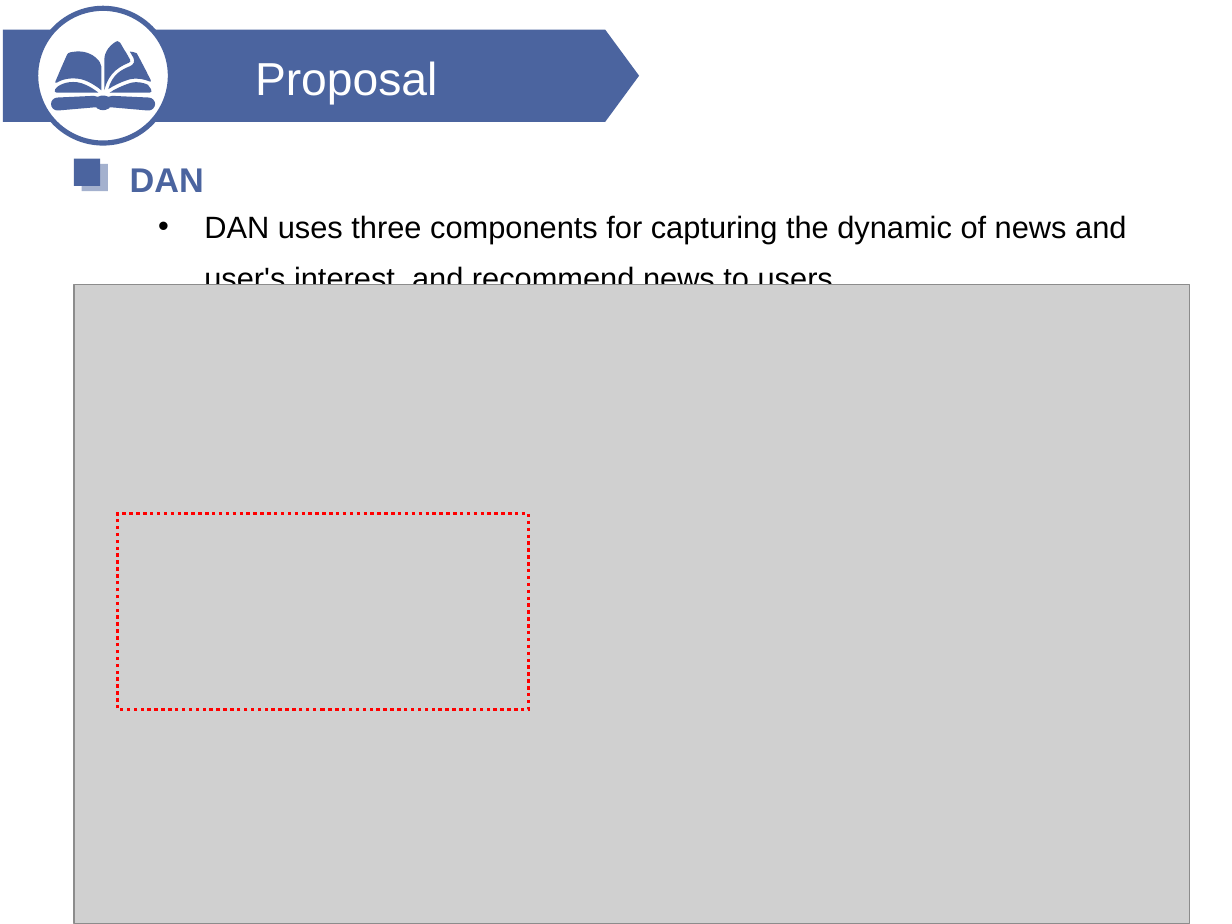
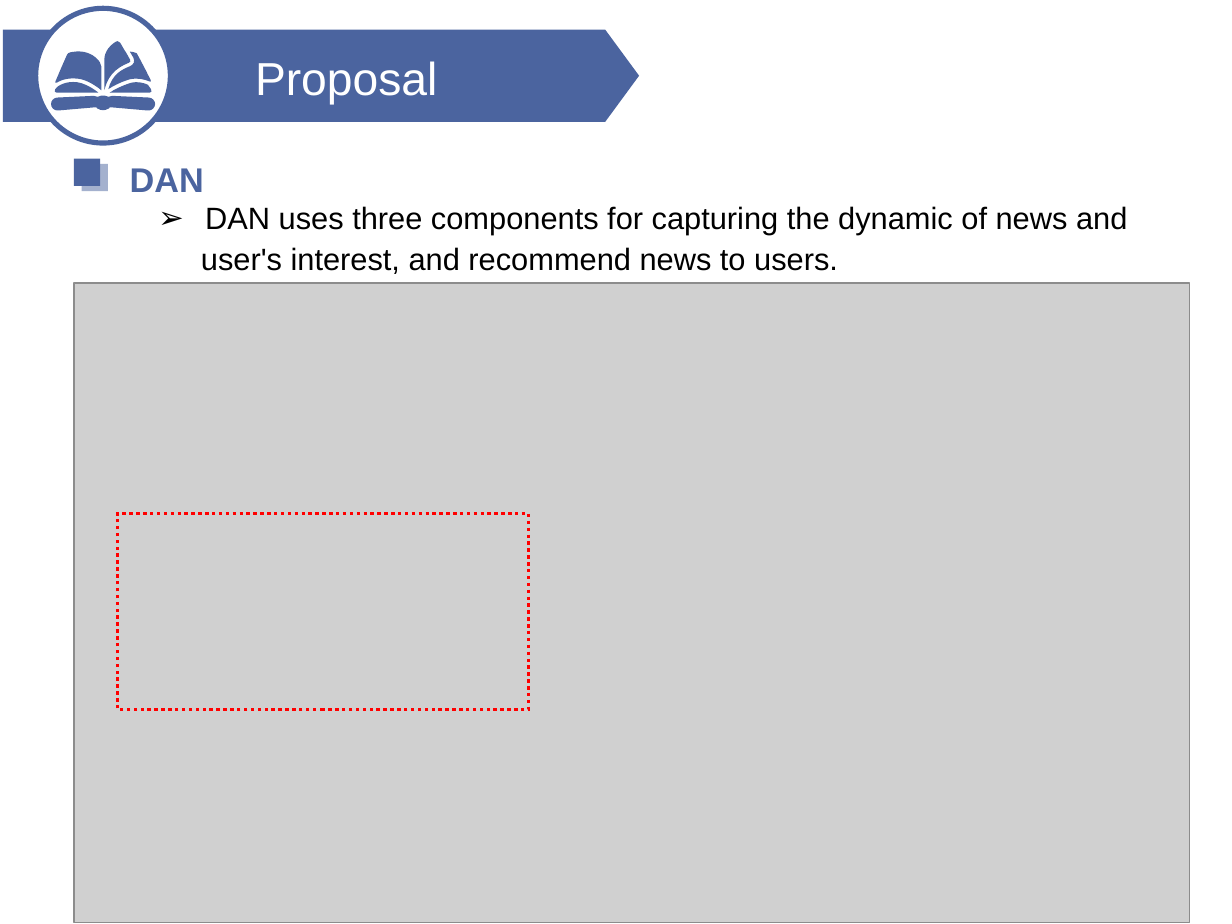
Before and after one commit to ZP1481616577/DAN-for-News-Recommendation, a slide deck: slide 9 of AAAI2018.pptx. Drawn at 1232x924 pixels with LibreOffice and Linux fonts; fonts in the diff are those of the drawing; grey boxes stand for pictures; background and template pictures are left out. Boxes give left, top, right and bottom in pixels: in the first picture for what was removed or moved away, otherwise in the second. Text is boxed around its words. In the diff, an @@ line names an element or a change of style, - is before the commit and + after.

```diff
--- a/AAAI2018.pptx
+++ b/AAAI2018.pptx
@@ text at (201,206,1127,274): text changed @@
-    • DAN uses three components for capturing the dynamic of news and user's interest, and recommend news to users.
+    ➢ DAN uses three components for capturing the dynamic of news and
+    user's interest, and recommend news to users.
```
Also in this commit, not shown: 12 other slides changed.
